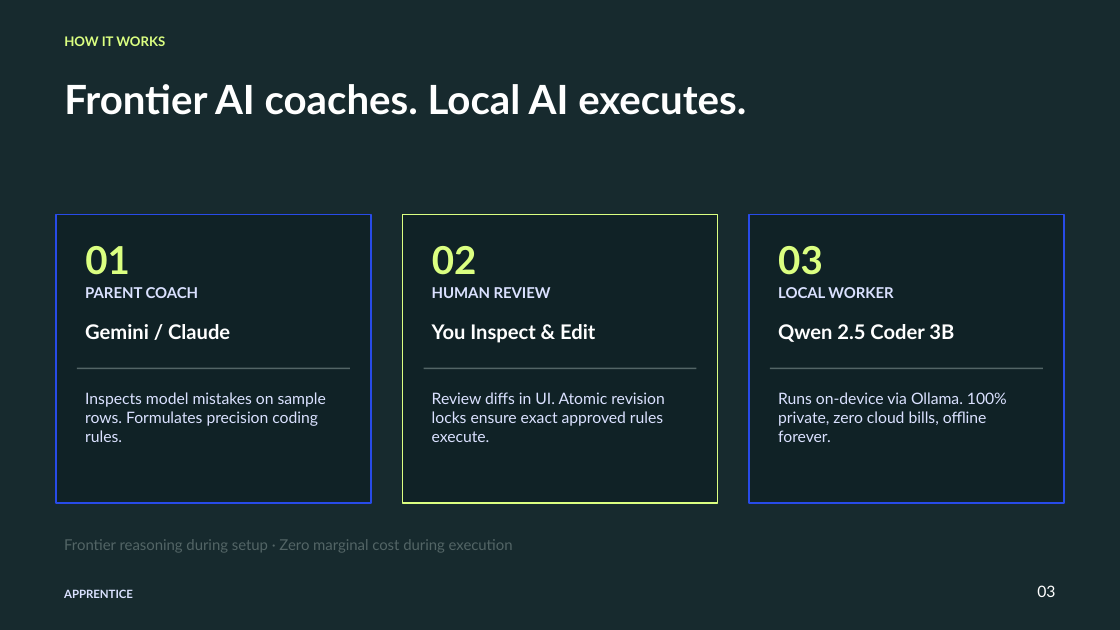
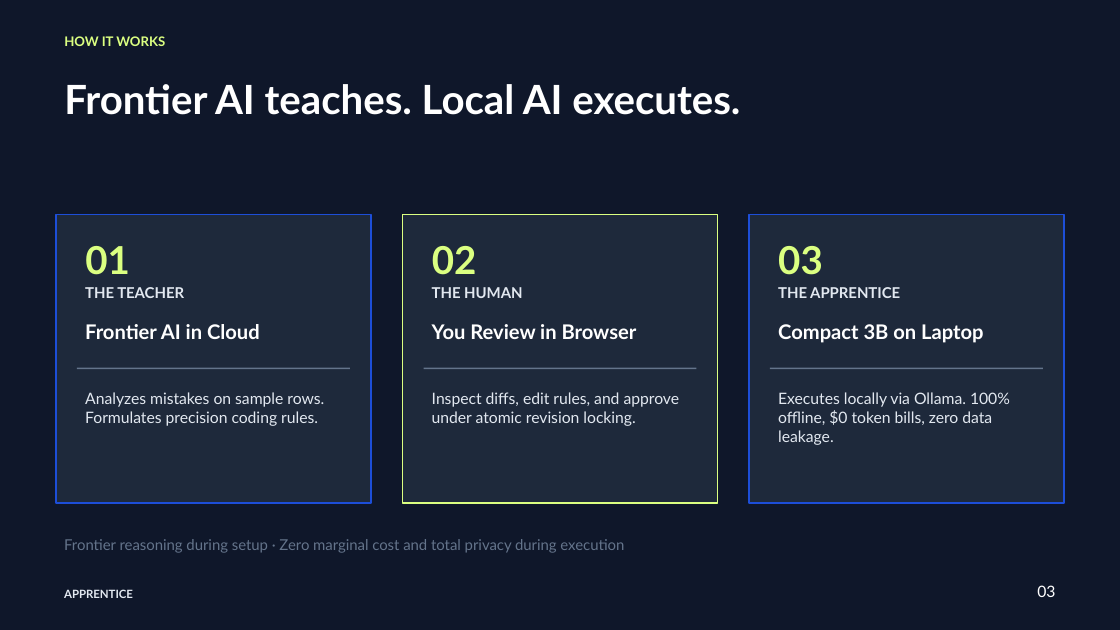
Before and after one commit to zedk1929/local-ai-job-trainer, a slide deck: slide 3 of pitch-deliverables/output/Apprentice_Draft_2.pptx. Drawn at 1120x630 pixels with LibreOffice and Linux fonts; fonts in the diff are those of the drawing. Boxes give left, top, right and bottom in pixels: in the first picture for what was removed or moved away, otherwise in the second. Text is boxed around its words. In the diff, an @@ line names an element or a change of style, - is before the commit and + after.

Commit message:
feat(pitch): streamline presentation to 6 high-impact slides with OpenAI-style typography and presenter cue bullet points

```diff
--- a/pitch-deliverables/output/Apprentice_Draft_2.pptx
+++ b/pitch-deliverables/output/Apprentice_Draft_2.pptx
@@ background #172A2E to #0F172A @@
@@ text at box(64, 84, 740, 115): text changed @@
-Frontier AI coaches. Local AI executes.
+Frontier AI teaches. Local AI executes.
@@ rectangle at box(56, 214, 371, 503): fill #102226 to #1E293B; outline #284BE8 1.13 pt to #1D4ED8 1.13 pt @@
@@ rectangle at box(402, 214, 718, 503): fill #102226 to #1E293B @@
@@ rectangle at box(749, 214, 1065, 503): fill #102226 to #1E293B; outline #284BE8 1.13 pt to #1D4ED8 1.13 pt @@
@@ text at box(85, 287, 184, 298): text changed; text colour #DAE1FF to #E2E8F0 @@
-PARENT COACH
+THE TEACHER
@@ text at box(432, 287, 522, 298): text changed; text colour #DAE1FF to #E2E8F0 @@
-HUMAN REVIEW
+THE HUMAN
@@ text at box(778, 287, 900, 298): text changed; text colour #DAE1FF to #E2E8F0 @@
-LOCAL WORKER
+THE APPRENTICE
@@ text at box(85, 324, 260, 339): text changed @@
-Gemini / Claude
+Frontier AI in Cloud
@@ text at box(432, 324, 637, 339): text changed @@
-You Inspect & Edit
+You Review in Browser
@@ text at box(778, 324, 983, 343): text changed @@
-Qwen 2.5 Coder 3B
+Compact 3B on Laptop
@@ fill #536566 to #64748B in 3 elements at box(77, 368, 350, 370), box(423, 368, 697, 370), box(770, 368, 1044, 370) @@
@@ text at box(85, 392, 324, 426): text changed; text colour #DAE1FF to #E2E8F0 @@
-Inspects model mistakes on sample rows. Formulates precision coding rules.
+Analyzes mistakes on sample rows. Formulates precision coding rules.
@@ text at box(432, 392, 680, 426): text changed; text colour #DAE1FF to #E2E8F0 @@
-Review diffs in UI. Atomic revision locks ensure exact approved rules execute.
+Inspect diffs, edit rules, and approve under atomic revision locking.
@@ text at box(778, 392, 1010, 445): text changed; text colour #DAE1FF to #E2E8F0 @@
-Runs on-device via Ollama. 100% private, zero cloud bills, offline forever.
+Executes locally via Ollama. 100% offline, $0 token bills, zero data leakage.
@@ text at box(64, 539, 624, 553): text changed; text colour #536566 to #64748B @@
-Frontier reasoning during setup · Zero marginal cost during execution
+Frontier reasoning during setup · Zero marginal cost and total privacy during execution
@@ text "APPRENTICE" at box(64, 589, 133, 598): text colour #DAE1FF to #E2E8F0 @@
```
Also in this commit, not shown: 5 other slides changed, 4 slides removed, 12 other files.
